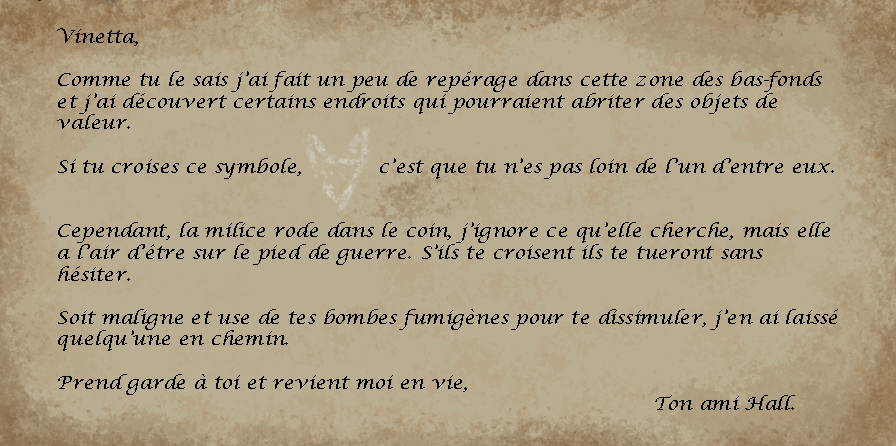
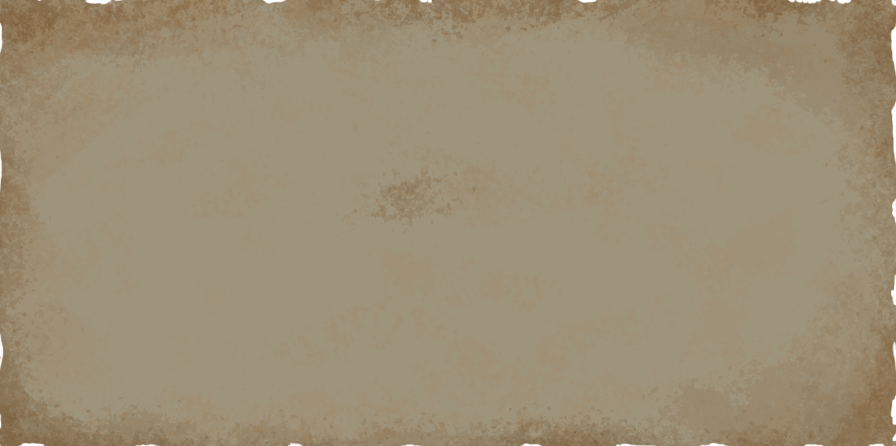
Layers edited between the first and the second 896 x 446 image:
hid "Calque 1", painted on it over [301,120,372,213]
hid "Vinetta, Comme tu le sais j’ai fait un peu de repérage dans ce" over [57,28,838,410]
painted on "Calque 3" over [0,0,896,446]
hid "Arrière-plan" over [0,0,896,446]
